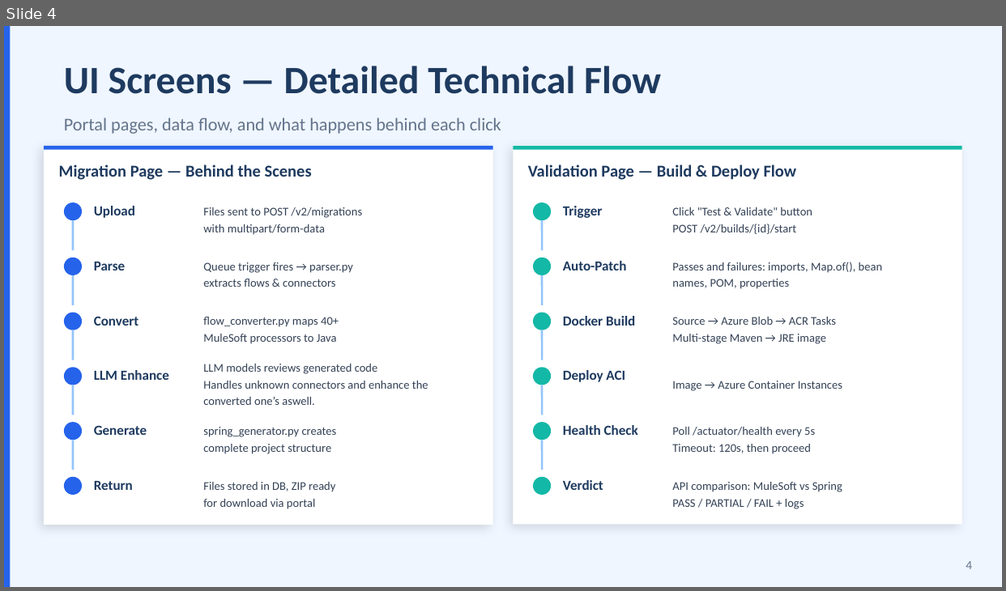
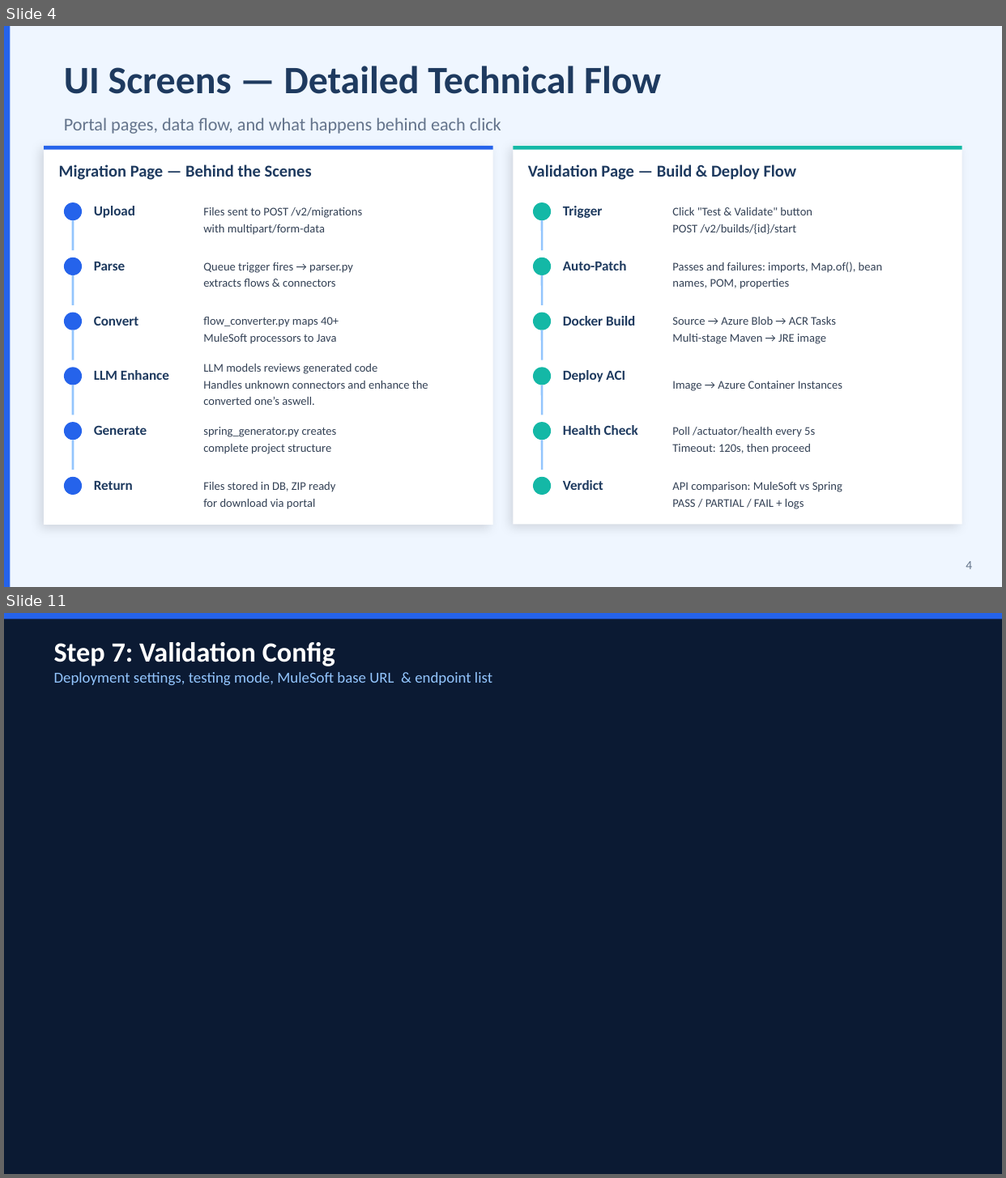
Before and after one commit to harinadh70/mule-migrator, a slide deck: MuleSoft-to-SpringBoot-Migrator-Technical-Presentation.pptx. Shown one above the other, each under a label of ours: slide 4 before the commit, slides 4 and 11 after it; the slides between them are not shown. The pictures are 1006x591 and 1006x1178 pixels, drawn with LibreOffice and Linux fonts; fonts in the diff are those of the drawing; grey boxes stand for pictures. Boxes give left, top, right and bottom in pixels: in the first picture for what was removed or moved away, otherwise in the second. Text is boxed around its words. In the diff, an @@ line names an element or a change of style, - is before the commit and + after.

```diff
--- a/MuleSoft-to-SpringBoot-Migrator-Technical-Presentation.pptx
+++ b/MuleSoft-to-SpringBoot-Migrator-Technical-Presentation.pptx
@@ slide 11 added at [4, 613, 1002, 1174], background #FFFFFF @@
@@ rectangle added at [4, 613, 1002, 1174], fill #0B1A33 @@
@@ rectangle added at [4, 613, 1002, 619], fill #2563EB @@
@@ text added at [54, 642, 335, 666], 20 pt, text #FFFFFF, bold @@
+Step 7: Validation Config
@@ text added at [54, 672, 492, 685], 11 pt, text #93C5FD @@
+Deployment settings, testing mode, MuleSoft base URL & endpoint list
```
Also in this commit, not shown: 8 other slides added, 9 slides removed.
